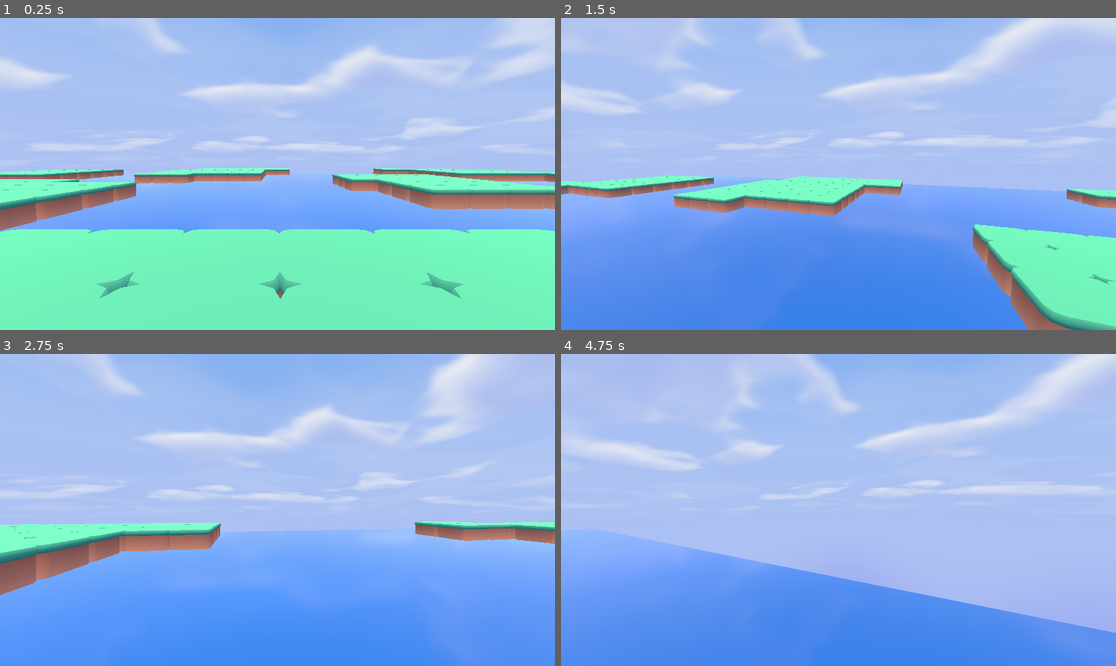
Above: before the commit, frames 1-4 (two rows, left to right).
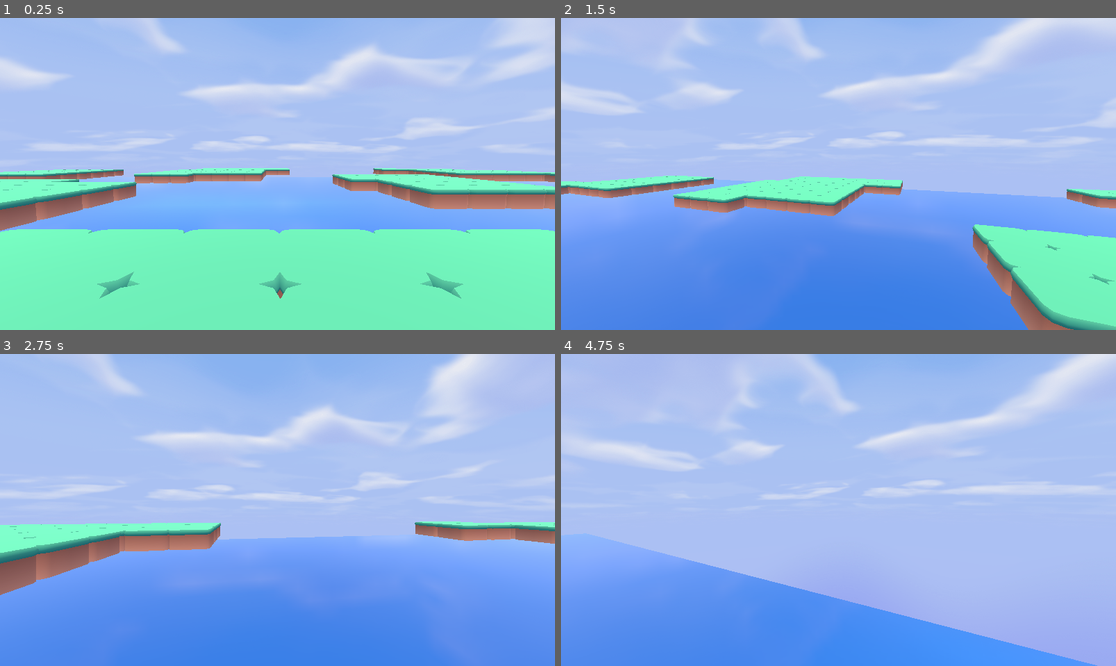
Above: after the commit, the same moments.

Repository: Sankarshan-T/wobbly-dude
Game: Godot game, scene res://Scenes/3d/Game_3d.tscn
The game is run twice, just before and just after one commit, with the same random seed, the same clock (stepped at 60 frames per second) and the same inputs. The project has no main scene, so this scene is started directly.
Inputs (mouse positions are in pixels of both pictures, inside the frame that each line leads up to):
- Up to frame 1 (0.25 s): no input
- Up to frame 2 (1.5 s): tap Enter (ui_accept) at 0.5, 0.77 s; move the mouse to (866, 174) at 0.52 s; hold Shift (speed) 0.53-1.28 s; hold W (forward) from 0.53 s (still down); click (866, 174) at 0.67 s; move the mouse to (810, 174) at 1.27 s; tap Shift (speed) at 1.35 s
- Up to frame 3 (2.75 s): keep holding W (forward); tap Enter (ui_accept) at 1.52 s; move the mouse to (288, 503) at 2.02 s; hold Shift (speed) from 2.03 s (still down)
- Up to frame 4 (4.75 s): keep holding W (forward); move the mouse to (832, 516) at 2.77 s; release Shift (speed) at 2.78 s; tap Shift (speed) at 2.85, 4.35 s; click (832, 516) at 2.92 s; tap Enter (ui_accept) at 3.02, 3.77, 4.52 s; move the mouse to (877, 513) at 3.52 s; hold Shift (speed) 3.53-4.28 s; move the mouse to (794, 506) at 4.27 s

The runs differ from the first frame. In frame 2, 0.7% of the frame differs, in the area x 27-92%, y 50-58%; in frame 3, 0.6%; in frame 4, 6.7%, in the area x 0-100%, y 56-100%.

Commit message:
edits

Diff:
--- a/Assets/Water.tres
+++ b/Assets/Water.tres
@@ -18,11 +18,10 @@
 [sub_resource type="VisualShaderNodeColorParameter" id="VisualShaderNodeColorParameter_8qltu"]
 parameter_name = "ColorParameter"
 default_value_enabled = true
-default_value = Color(0.12089237, 0.61619914, 0.8019137, 1)
+default_value = Color(0, 0.26666668, 0.53333336, 1)
 
 [sub_resource type="FastNoiseLite" id="FastNoiseLite_ym5pb"]
 noise_type = 2
-frequency = 0.009
 fractal_type = 0
 cellular_distance_function = 1
 
@@ -34,6 +33,7 @@
 texture = SubResource("NoiseTexture2D_aq0jg")
 
 [sub_resource type="VisualShaderNodeVectorOp" id="VisualShaderNodeVectorOp_aq0jg"]
+output_port_for_preview = 0
 default_input_values = [0, Quaternion(0, 0, 0, 0), 1, Quaternion(0, 0, 0, 0)]
 op_type = 2
 
@@ -88,4 +88,4 @@
 nodes/fragment/12/position = Vector2(120, 280)
 nodes/fragment/13/node = SubResource("VisualShaderNodeFloatConstant_xvbxg")
 nodes/fragment/13/position = Vector2(140, 400)
-nodes/fragment/connections = PackedInt32Array(2, 0, 4, 0, 4, 0, 0, 0, 5, 0, 3, 0, 6, 0, 5, 2, 9, 0, 7, 0, 8, 0, 9, 2, 3, 0, 10, 0, 7, 0, 10, 1, 10, 0, 11, 0, 11, 0, 4, 1, 12, 0, 0, 1, 13, 0, 0, 3, 4, 0, 0, 5)
+nodes/fragment/connections = PackedInt32Array(2, 0, 4, 0, 3, 0, 4, 1, 4, 0, 0, 0, 5, 0, 3, 0, 6, 0, 5, 2, 9, 0, 7, 0, 8, 0, 9, 2, 3, 0, 10, 0, 7, 0, 10, 1, 10, 0, 11, 0, 11, 0, 4, 1, 12, 0, 0, 1, 13, 0, 0, 3, 4, 0, 0, 5)
--- a/Scenes/3d/Game_3d.tscn
+++ b/Scenes/3d/Game_3d.tscn
@@ -37,7 +37,7 @@
 [node name="StaticBody3D" type="StaticBody3D" parent="." unique_id=205856448]
 
 [node name="MeshInstance3D" type="MeshInstance3D" parent="StaticBody3D" unique_id=904951609]
-transform = Transform3D(100, 0, 0, 0, 1, 0, 0, 0, 100, 0, -1.3321023, 0)
+transform = Transform3D(100, 0, 0, 0, 1, 0, 0, 0, 100, -0.37524414, -2.185545, 0.6715565)
 mesh = SubResource("BoxMesh_1ws86")
 surface_material_override/0 = SubResource("ShaderMaterial_kfy7m")
 
Not shown, changed: Assets/Pirates/barrel.fbx.import
Not shown, changed: Assets/Pirates/boat-row-large.fbx.import
Not shown, changed: Assets/Pirates/boat-row-small.fbx.import
Not shown, changed: Assets/Pirates/bottle-large.fbx.import
Not shown, changed: Assets/Pirates/bottle.fbx.import
Not shown, changed: Assets/Pirates/cannon.fbx.import
Not shown, changed: Assets/Pirates/castle-door.fbx.import
Not shown, changed: Assets/Pirates/castle-gate.fbx.import
Not shown, changed: Assets/Pirates/castle-wall.fbx.import
Not shown, changed: Assets/Pirates/castle-window.fbx.import
Not shown, changed: Assets/Pirates/chest.fbx.import
Not shown, changed: Assets/Pirates/crate-bottles.fbx.import
(and 212 more such lines)
